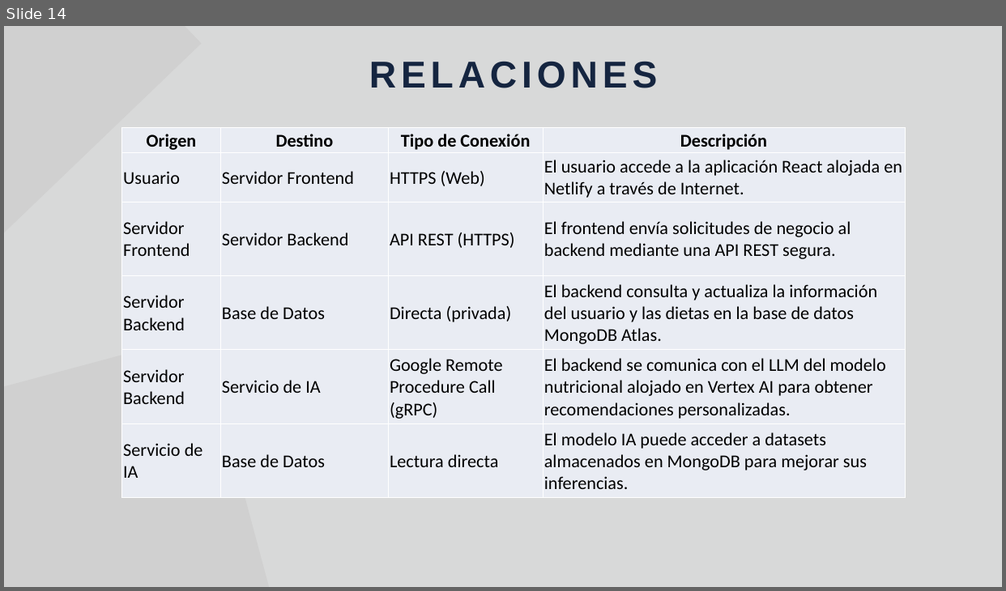
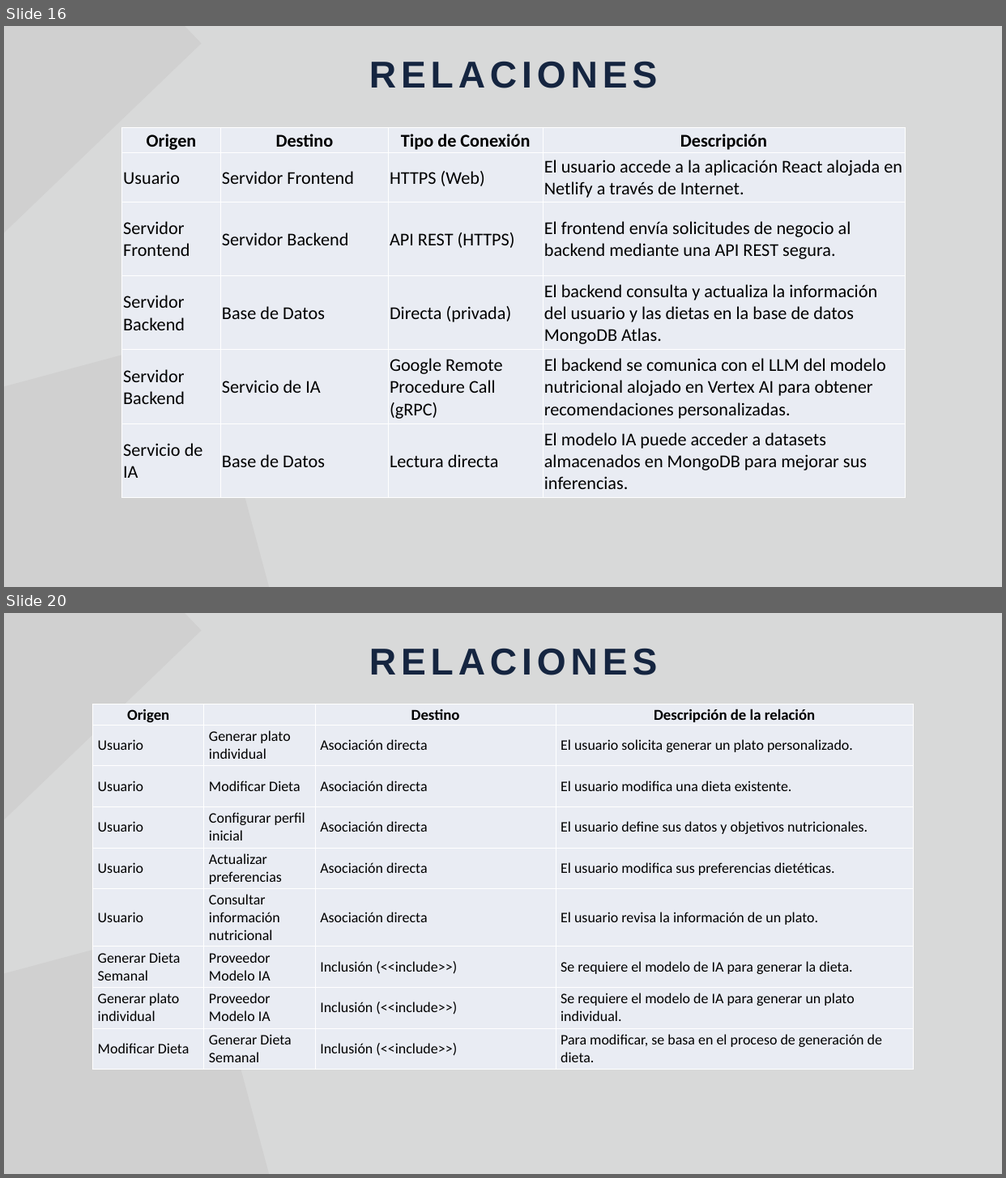
Before and after one commit to Jucer74/SoftwareArchitecture, a slide deck: Project/Views/NutrIA.views.pptx. Shown one above the other, each under a label of ours: slide 14 before the commit, slides 16 and 20 after it; the slides between them are not shown. The pictures are 1006x591 and 1006x1178 pixels, drawn with LibreOffice and Linux fonts; fonts in the diff are those of the drawing; grey boxes stand for pictures. Boxes give left, top, right and bottom in pixels: in the first picture for what was removed or moved away, otherwise in the second. Text is boxed around its words. In the diff, an @@ line names an element or a change of style, - is before the commit and + after.

```diff
--- a/Project/Views/NutrIA.views.pptx
+++ b/Project/Views/NutrIA.views.pptx
@@ slide 20 added at (x1=4, y1=613, x2=1002, y2=1174), background #D8D9D9 @@
@@ picture added at (x1=4, y1=613, x2=202, y2=879) @@
@@ text added at (x1=369, y1=648, x2=657, y2=675), 54 pt, text #152540, bold @@
+RELACIONES
@@ table added at (x1=93, y1=705, x2=914, y2=1070), 9 rows, 4 columns @@
+Origen |  | Destino | Descripción de la relación
+Usuario | Generar plato individual | Asociación directa | El usuario solicita generar un plato personalizado.
+Usuario | Modificar Dieta | Asociación directa | El usuario modifica una dieta existente.
+Usuario | Configurar perfil inicial | Asociación directa | El usuario define sus datos y objetivos nutricionales.
+Usuario | Actualizar preferencias | Asociación directa | El usuario modifica sus preferencias dietéticas.
+Usuario | Consultar información nutricional | Asociación directa | El usuario revisa la información de un plato.
+Generar Dieta Semanal | Proveedor Modelo IA | Inclusión (<<include>>) | Se requiere el modelo de IA para generar la dieta.
+Generar plato individual | Proveedor Modelo IA | Inclusión (<<include>>) | Se requiere el modelo de IA para generar un plato individual.
+Modificar Dieta | Generar Dieta Semanal | Inclusión (<<include>>) | Para modificar, se basa en el proceso de generación de dieta.
@@ picture added at (x1=4, y1=921, x2=305, y2=1174) @@
@@ what was slide 14 is now slide 16 @@
```
Also in this commit, not shown: 7 slides changed, 7 other slides added, 3 slides removed.
